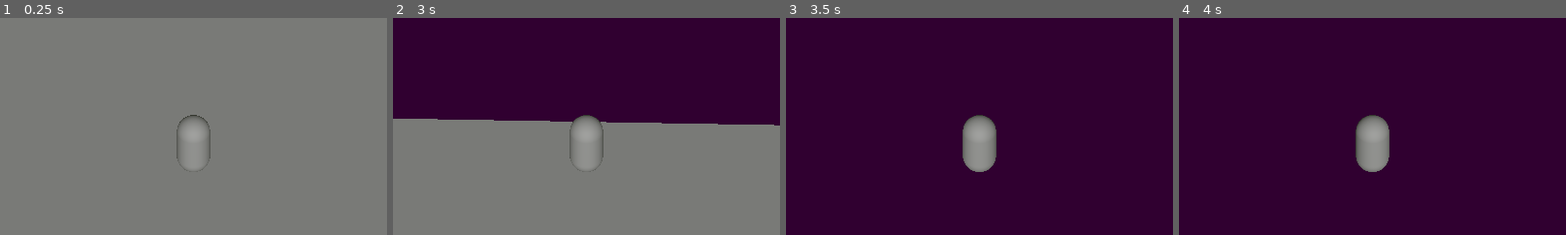
Above: before the commit, frames 1-4 (left to right).
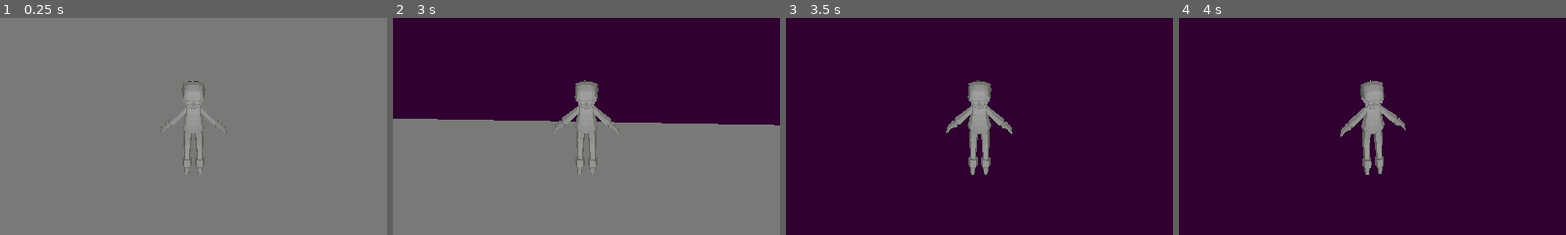
Above: after the commit, the same moments.

Repository: FellowshipOfTheGame/Hotel-Ponte-Negra
Game: Godot game, scene res://scenes/base.tscn
Same seed, same stepped clock (60 frames per second), same inputs: the game is played once before the commit and once after it.
Inputs (mouse positions are % of the whole screen's width and height, from its top left):
- Up to frame 1 (0.25 s): no input
- Up to frame 2 (3 s): tap Enter at 0.5, 2 s; move the mouse to (55, 50) at 0.52 s; hold Up (ui_up) from 0.53 s (still down); tap Space at 1.25 s; move the mouse to (45, 50) at 1.27 s; move the mouse to (52, 48) at 2.02 s; move the mouse to (49, 52) at 2.77 s
- Up to frame 3 (3.5 s): keep holding Up (ui_up)
- Up to frame 4 (4 s): keep holding Up (ui_up); move the mouse to (57, 51) at 3.52 s
The pictures show only the part of the screen within x 25-75%, y 10-60%; the shares and areas given below are measured in that part.

The runs differ from the first frame. In frame 1, 1.1% of the frame differs, in the area x 41-59%, y 28-72%; in frame 2, 1.7%; in frame 3, 2.7%, in the area x 41-59%, y 28-73%; in frame 4, 2.7%.

Commit message:
Adicionei o sistema de input

Diff:
--- a/project.godot
+++ b/project.godot
@@ -14,3 +14,40 @@
 run/main_scene="uid://bbwpri8lubdq6"
 config/features=PackedStringArray("4.5", "Forward Plus")
 config/icon="res://icon.svg"
+
+[input]
+
+movimento_frente={
+"deadzone": 0.2,
+"events": [Object(InputEventJoypadMotion,"resource_local_to_scene":false,"resource_name":"","device":-1,"axis":1,"axis_value":-1.0,"script":null)
+, Object(InputEventKey,"resource_local_to_scene":false,"resource_name":"","device":-1,"window_id":0,"alt_pressed":false,"shift_pressed":false,"ctrl_pressed":false,"meta_pressed":false,"pressed":false,"keycode":0,"physical_keycode":4194320,"key_label":0,"unicode":0,"location":0,"echo":false,"script":null)
+]
+}
+movimento_tras={
+"deadzone": 0.2,
+"events": [Object(InputEventJoypadMotion,"resource_local_to_scene":false,"resource_name":"","device":-1,"axis":1,"axis_value":1.0,"script":null)
+, Object(InputEventKey,"resource_local_to_scene":false,"resource_name":"","device":-1,"window_id":0,"alt_pressed":false,"shift_pressed":false,"ctrl_pressed":false,"meta_pressed":false,"pressed":false,"keycode":0,"physical_keycode":4194322,"key_label":0,"unicode":0,"location":0,"echo":false,"script":null)
+]
+}
+movimento_direita={
+"deadzone": 0.2,
+"events": [Object(InputEventJoypadMotion,"resource_local_to_scene":false,"resource_name":"","device":-1,"axis":0,"axis_value":1.0,"script":null)
+, Object(InputEventKey,"resource_local_to_scene":false,"resource_name":"","device":-1,"window_id":0,"alt_pressed":false,"shift_pressed":false,"ctrl_pressed":false,"meta_pressed":false,"pressed":false,"keycode":0,"physical_keycode":4194321,"key_label":0,"unicode":0,"location":0,"echo":false,"script":null)
+]
+}
+movimento_esquerda={
+"deadzone": 0.2,
+"events": [Object(InputEventJoypadMotion,"resource_local_to_scene":false,"resource_name":"","device":-1,"axis":0,"axis_value":-1.0,"script":null)
+, Object(InputEventKey,"resource_local_to_scene":false,"resource_name":"","device":-1,"window_id":0,"alt_pressed":false,"shift_pressed":false,"ctrl_pressed":false,"meta_pressed":false,"pressed":false,"keycode":0,"physical_keycode":4194319,"key_label":0,"unicode":0,"location":0,"echo":false,"script":null)
+]
+}
+olhar_direita={
+"deadzone": 0.2,
+"events": [Object(InputEventJoypadMotion,"resource_local_to_scene":false,"resource_name":"","device":-1,"axis":2,"axis_value":1.0,"script":null)
+]
+}
+olhar_esquerda={
+"deadzone": 0.2,
+"events": [Object(InputEventJoypadMotion,"resource_local_to_scene":false,"resource_name":"","device":-1,"axis":2,"axis_value":-1.0,"script":null)
+]
+}
--- a/scenes/characters/player/player.tscn
+++ b/scenes/characters/player/player.tscn
@@ -2,16 +2,17 @@
 
 [ext_resource type="Script" uid="uid://d0r8frqmevhc2" path="res://scripts/movePlayer.gd" id="1_t61fv"]
 [ext_resource type="Script" uid="uid://c1ivo2guoa08g" path="res://scripts/cameraController.gd" id="2_t61fv"]
+[ext_resource type="ArrayMesh" uid="uid://bgbbvygu2qe2c" path="res://Arte/protagonista.obj" id="3_686vu"]
 
-[sub_resource type="CapsuleShape3D" id="CapsuleShape3D_bcx1r"]
-
-[sub_resource type="CapsuleMesh" id="CapsuleMesh_7uws0"]
+[sub_resource type="CapsuleShape3D" id="CapsuleShape3D_686vu"]
+height = 2.8588867
 
 [node name="Node3D" type="CharacterBody3D"]
 script = ExtResource("1_t61fv")
 
-[node name="CameraPivot" type="Node3D" parent="."]
+[node name="CameraPivot" type="Node3D" parent="." node_paths=PackedStringArray("camera_node")]
 script = ExtResource("2_t61fv")
+camera_node = NodePath("Camera3D")
 
 [node name="Camera3D" type="Camera3D" parent="CameraPivot"]
 transform = Transform3D(1, 0, 0, 0, 0.7071068, 0.7071068, 0, -0.7071068, 0.7071068, 0, 6, 7)
@@ -20,10 +21,10 @@
 far = 2747.22
 
 [node name="CollisionShape3D" type="CollisionShape3D" parent="."]
-transform = Transform3D(1, 0, 0, 0, 1, 0, 0, 0, 1, 0, 1, 0)
-shape = SubResource("CapsuleShape3D_bcx1r")
+transform = Transform3D(1.3, 0, 0, 0, 1.2999908, -0.0049008727, 0, 0.0049008727, 1.2999908, 0, 1.7979131, 0)
+shape = SubResource("CapsuleShape3D_686vu")
 
 [node name="MeshInstance3D" type="MeshInstance3D" parent="."]
-transform = Transform3D(1, 0, 0, 0, 1, 0, 0, 0, 1, 0, 1, 0)
-mesh = SubResource("CapsuleMesh_7uws0")
+transform = Transform3D(1, 0, 0, 0, 1, 0, 0, 0, 1, 0, -0.035868406, 0)
+mesh = ExtResource("3_686vu")
 skeleton = NodePath("../CollisionShape3D")
--- a/scripts/cameraController.gd
+++ b/scripts/cameraController.gd
@@ -1,6 +1,11 @@
 extends Node3D
 
+@export_group("Sensibilidade")
 @export var sensibilidade_mouse: float = 0.1
+@export var sensibilidade_controle: float = 100.0
+
+@export_group("Controle")
+@export var deadzone_controle: float = 0.25
 
 func _ready():
 	Input.set_mouse_mode(Input.MOUSE_MODE_CAPTURED)
@@ -8,3 +13,10 @@
 func _unhandled_input(event: InputEvent):
 	if event is InputEventMouseMotion:
 		rotation_degrees.y -= event.relative.x * sensibilidade_mouse
+
+# Usamos _process para o controle, pois o analógico é uma entrada contínua
+func _process(delta: float):
+	var input_controle = Input.get_axis("olhar_esquerda", "olhar_direita")
+
+	if abs(input_controle) > deadzone_controle:
+		rotation_degrees.y -= input_controle * sensibilidade_controle * delta
--- a/scripts/movePlayer.gd
+++ b/scripts/movePlayer.gd
@@ -3,7 +3,8 @@
 @export var velocidade : float = 10
 
 func _process(delta : float)->void:
-	var movX : int = int(Input.is_action_pressed("ui_right")) - int(Input.is_action_pressed("ui_left"))
-	var movZ : int = int(Input.is_action_pressed("ui_down")) - int(Input.is_action_pressed("ui_up"))
+	var movX : float = Input.get_axis("movimento_esquerda", "movimento_direita")
+	var movZ : float = Input.get_axis("movimento_frente", "movimento_tras")
+
 	var movimento = Vector3(movX, 0, movZ).normalized() * (velocidade * delta) #vetor indica a nova posição e por isso é multiplicado por algo de dimensão de comprimento
 	position += movimento
--- a/scripts/moveTankPlayer.gd
+++ b/scripts/moveTankPlayer.gd
@@ -5,13 +5,13 @@
 var rad:float = 0
 
 func _process(delta:float)->void:
-	var movA:int = int(Input.is_action_pressed("ui_left")) - int(Input.is_action_pressed("ui_right"))
+	var movA:int = int(Input.is_action_pressed("movimento_esquerda")) - int(Input.is_action_pressed("movimento_direita"))
 	rad += movA * vel_ang * delta
 	if rad > 2*PI:
 		rad -= 2*PI
 	elif rad < 0:
 		rad += 2*PI
-	var mov:float = float(Input.is_action_pressed("ui_up")) - float(Input.is_action_pressed("ui_down"))
+	var mov:float = float(Input.is_action_pressed("movimento_frente")) - float(Input.is_action_pressed("movimento_tras"))
 	var movimento:Vector3
 	if(mov < 0):
 		movimento = Vector3(sin(rad)*mov, 0, cos(rad)*mov).normalized()*velocidade*delta*0.3
Not shown, added: Arte/protagonista.obj.import
Not shown, added: Arte/prototipo.obj.import
